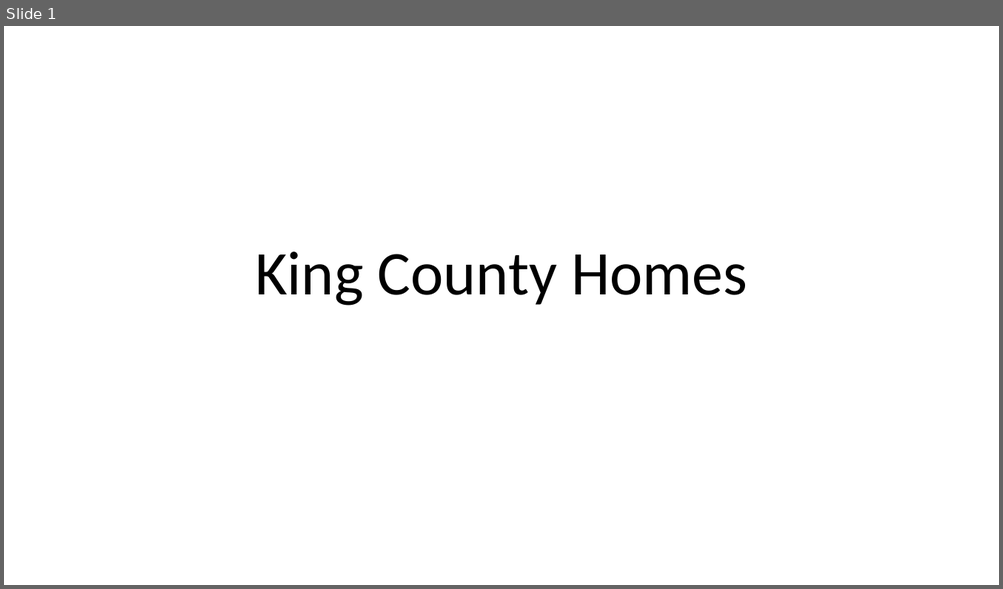
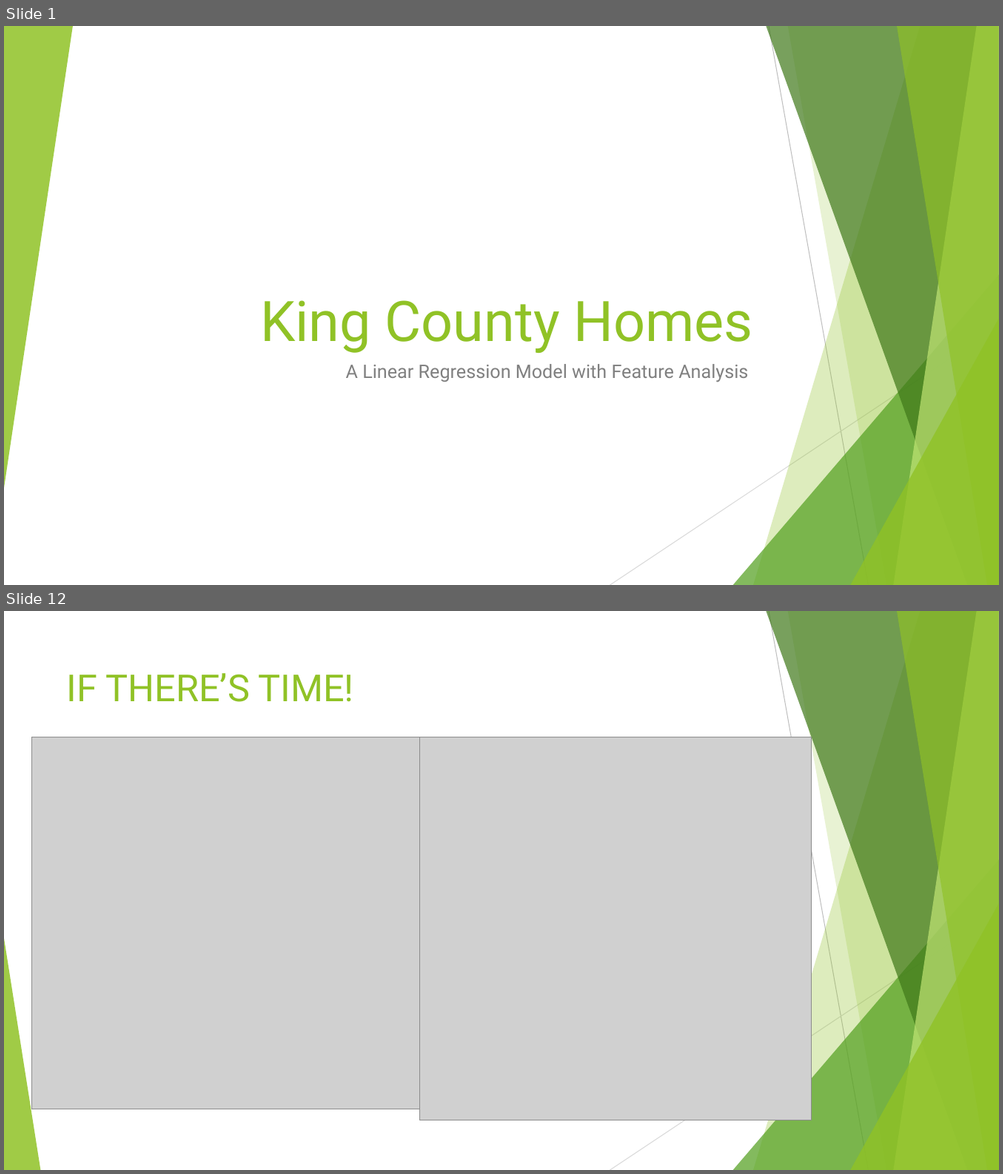
Before and after one commit to minthammock/dsc-mod-2-project-v2-1-onl01-dtsc-pt-041320, a slide deck: Non-Technical.pptx. Shown one above the other, each under a label of ours: slide 1 before the commit, slides 1 and 12 after it; the slides between them are not shown. The pictures are 1003x589 and 1003x1174 pixels, drawn with LibreOffice and Linux fonts; fonts in the diff are those of the drawing; grey boxes stand for pictures. Boxes give left, top, right and bottom in pixels: in the first picture for what was removed or moved away, otherwise in the second. Text is boxed around its words. In the diff, an @@ line names an element or a change of style, - is before the commit and + after.

```diff
--- a/Non-Technical.pptx
+++ b/Non-Technical.pptx
@@ slide 12 added at (4,611,999,1170), background #FFFFFF; not listed: 9 template elements that a slide beside it also shows @@
@@ title added at (67,673,353,702), 36 pt, text #90C226 @@
+IF THERE’S TIME!
@@ picture added at (31,737,421,1110) @@
@@ picture added at (420,737,811,1121) @@
@@ triangle added at (4,939,40,1170), fill #90C226 at 85% opacity @@
@@ slide 1 changed as well @@
@@ group added at (4,26,999,585): 5 freeform shapes, 3 triangles, 2 lines @@
@@ title "King County Homes": place and size @@
-title "King County Homes" at (255,252,747,306)
+title "King County Homes" at (260,301,753,353)
@@ title "King County Homes" at (260,301,753,353): size 60 to 54 pt, font Calibri to Roboto, text colour #000000 to #90C226; alignment centre to right; line spacing 0.9 to 1 @@
@@ subtitle added at (346,364,748,383), 18 pt, text #808080 @@
+A Linear Regression Model with Feature Analysis
```
Also in this commit, not shown: 1 other slide changed, 12 other slides added, 2 slides removed, 2 other files.
